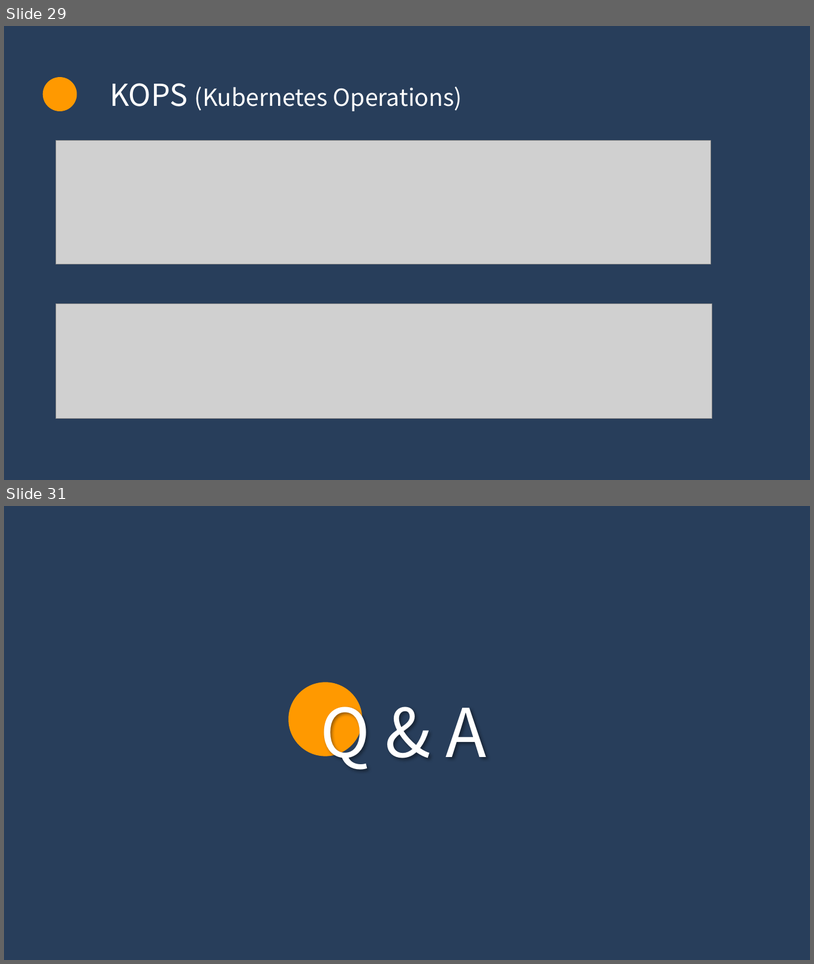
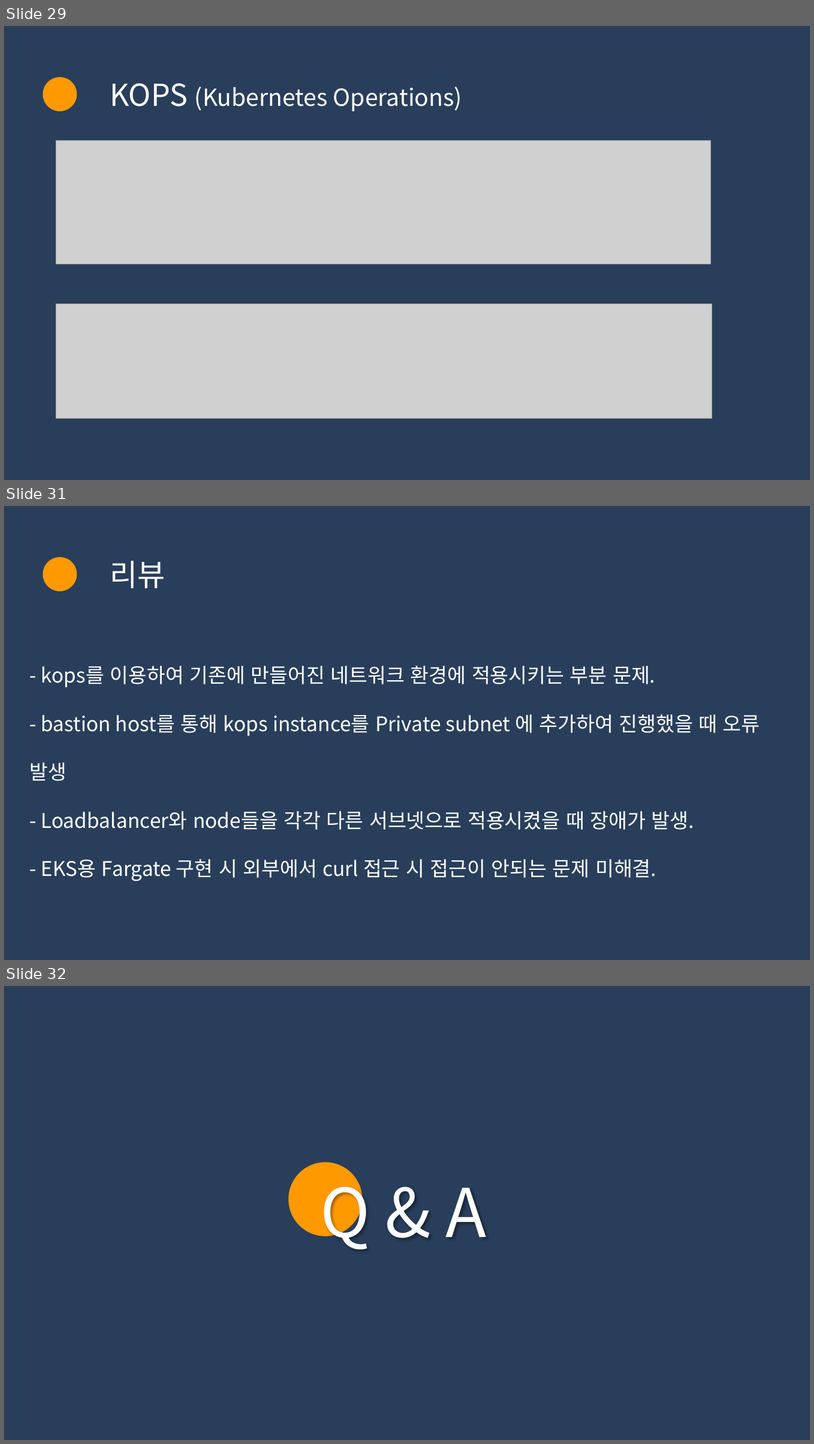
Before and after one commit to SK9604/Ansible, a slide deck: project/group/어때요 갖고싶조.ppsx. Shown one above the other, each under a label of ours: slides 29 and 31 before the commit, slides 29, 31 and 32 after it; the slides between them are not shown. The pictures are 814x964 and 814x1444 pixels, drawn with LibreOffice and Linux fonts; fonts in the diff are those of the drawing; grey boxes stand for pictures. Boxes give left, top, right and bottom in pixels: in the first picture for what was removed or moved away, otherwise in the second. Text is boxed around its words. In the diff, an @@ line names an element or a change of style, - is before the commit and + after.

```diff
--- a/project/group/어때요 갖고싶조.ppsx
+++ b/project/group/어때요 갖고싶조.ppsx
@@ slide 31 added at (4,506,810,960), background #283E5B @@
@@ ellipse added at (43,557,77,591), fill #FF9900 @@
@@ text added at (110,561,165,588), 36 pt, text #FFFFFF @@
+리뷰
@@ text added at (29,666,761,881), 24 pt, text #FFFFFF @@
+- kops를 이용하여 기존에 만들어진 네트워크 환경에 적용시키는 부분 문제.
+- bastion host를 통해 kops instance를 Private subnet 에 추가하여 진행했을 때 오류 발생
+- Loadbalancer와 node들을 각각 다른 서브넷으로 적용시켰을 때 장애가 발생.
+- EKS용 Fargate 구현 시 외부에서 curl 접근 시 접근이 안되는 문제 미해결.
@@ what was slide 31 is now slide 32 @@
```
Also in this commit, not shown: 4 slides changed, 9 other slides added, 9 slides removed.
